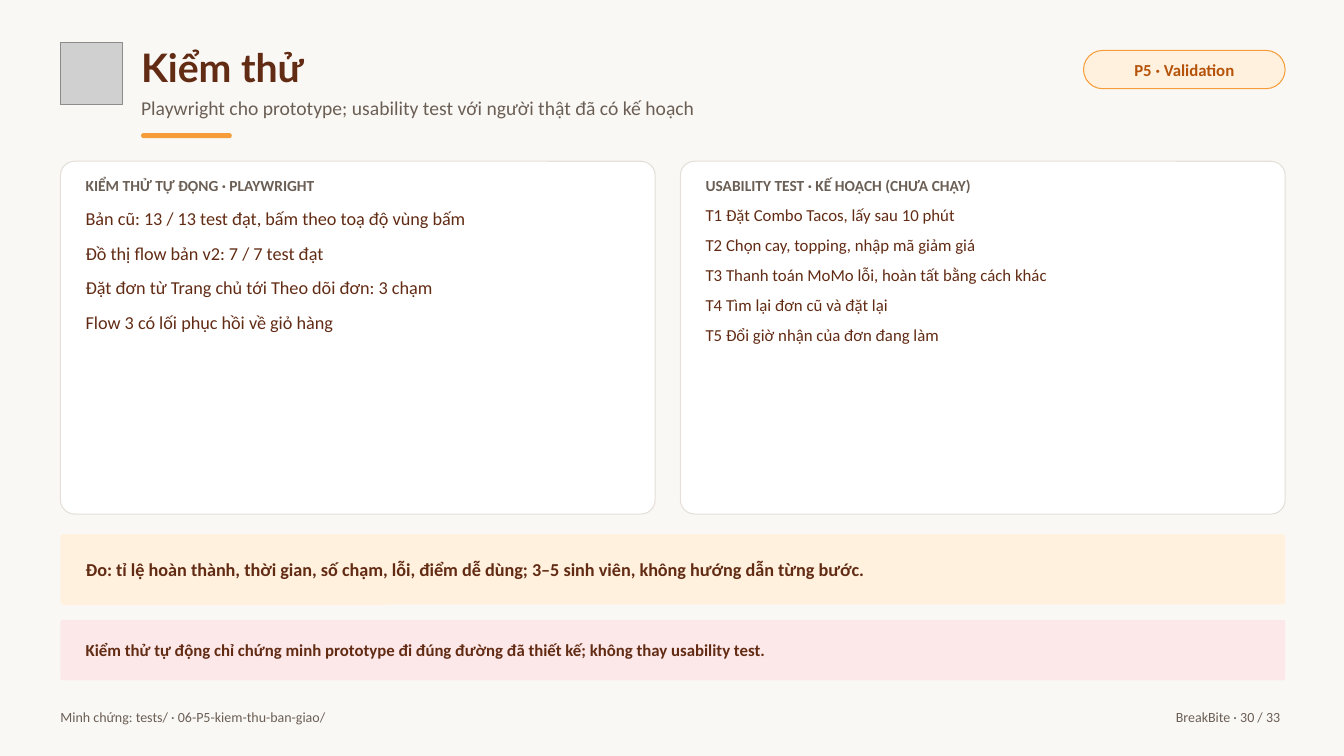
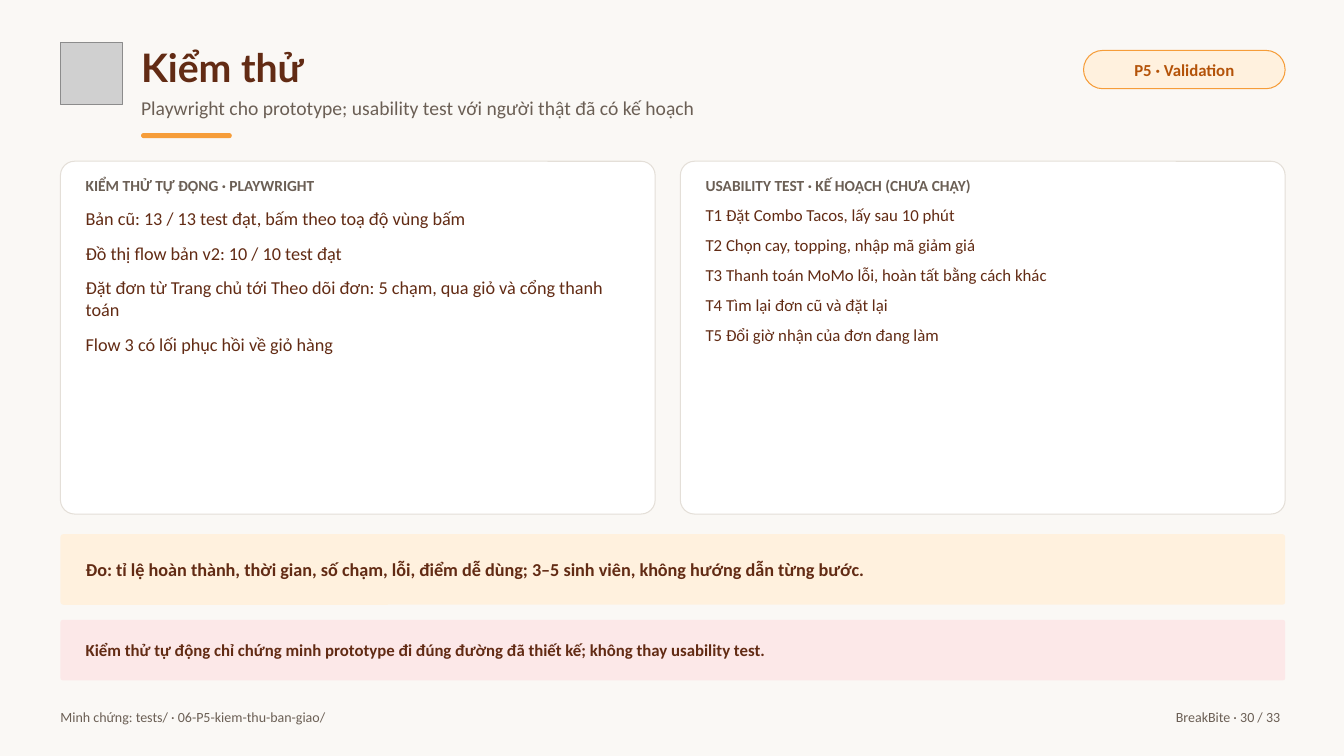
Before and after one commit to baonv0817/PRM323-Lab2-Group2, a slide deck: slide 30 of 07-trinh-bay/BreakBite_Lab2_Presentation.pptx. Drawn at 1344x756 pixels with LibreOffice and Linux fonts; fonts in the diff are those of the drawing; grey boxes stand for pictures. Boxes give left, top, right and bottom in pixels: in the first picture for what was removed or moved away, otherwise in the second. Text is boxed around its words. In the diff, an @@ line names an element or a change of style, - is before the commit and + after.

```diff
--- a/07-trinh-bay/BreakBite_Lab2_Presentation.pptx
+++ b/07-trinh-bay/BreakBite_Lab2_Presentation.pptx
@@ text at bbox=[86, 246, 602, 316]: text changed @@
-Đồ thị flow bản v2: 7 / 7 test đạt
-Đặt đơn từ Trang chủ tới Theo dõi đơn: 3 chạm
+Đồ thị flow bản v2: 10 / 10 test đạt
+Đặt đơn từ Trang chủ tới Theo dõi đơn: 5 chạm, qua giỏ và cổng thanh toán
```
Also in this commit, not shown: 6 other slides changed, 18 other files.
